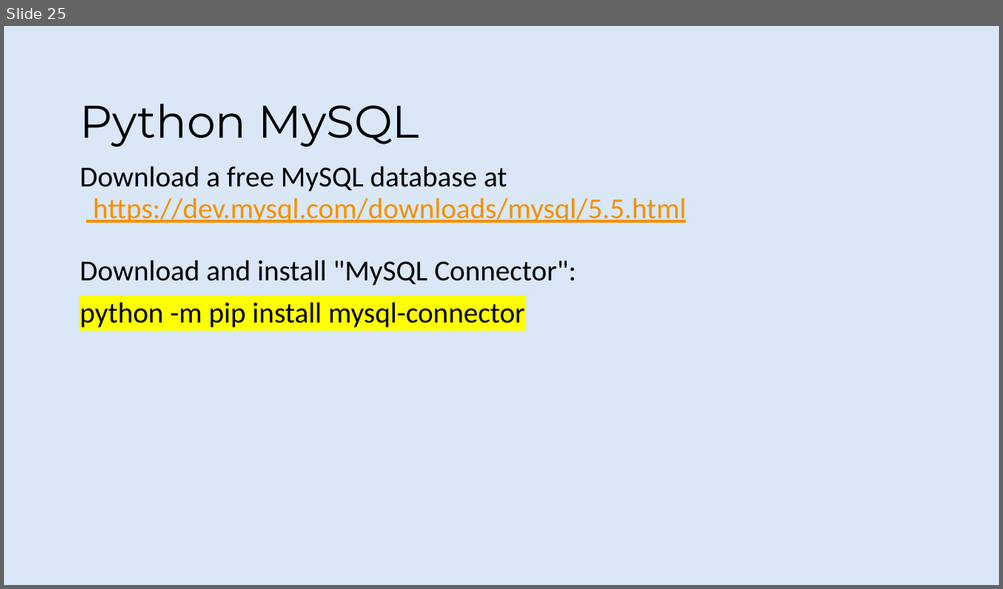
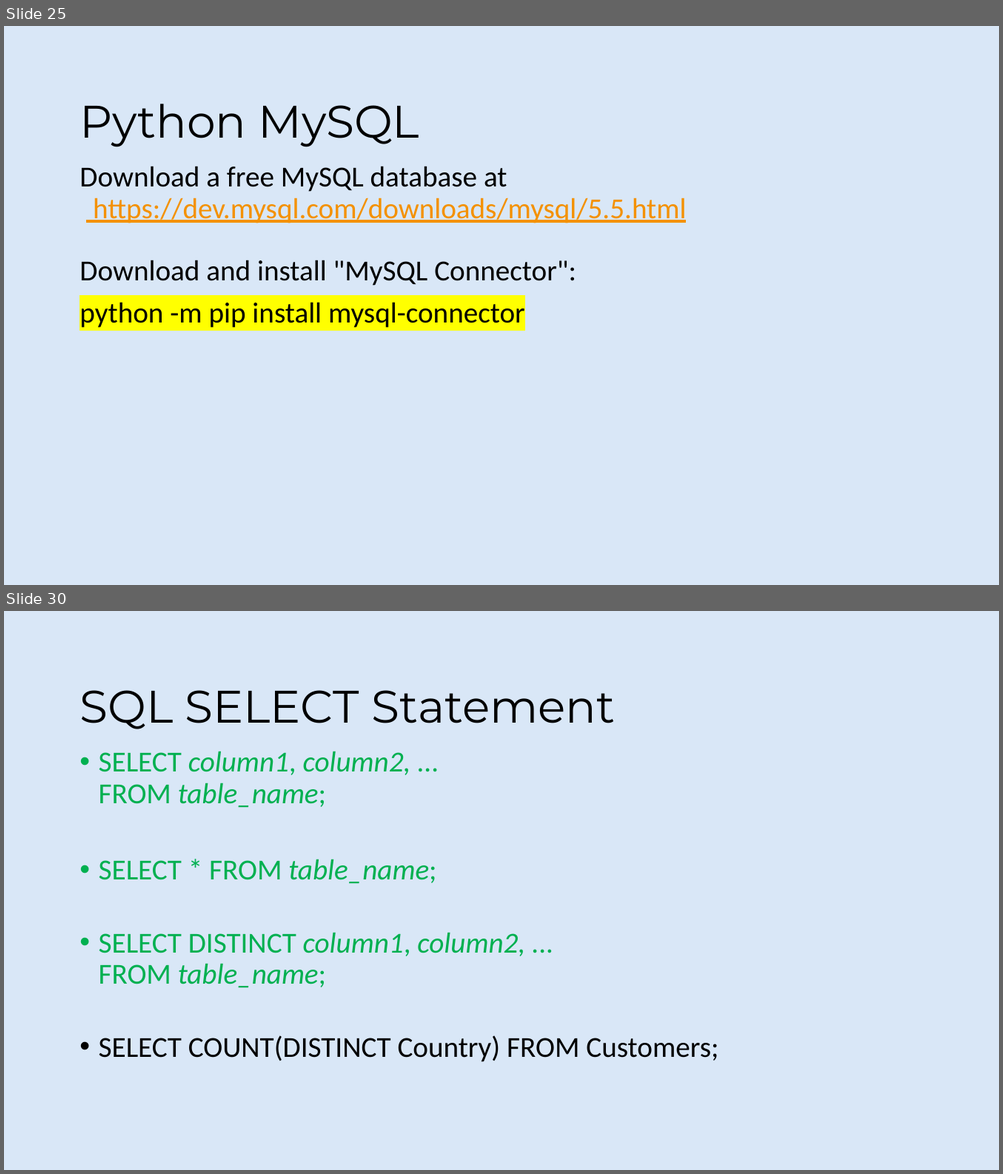
Before and after one commit to rafie-tarabay/BUE, a slide deck: Python.pptx. Shown one above the other, each under a label of ours: slide 25 before the commit, slides 25 and 30 after it; the slides between them are not shown. The pictures are 1003x589 and 1003x1174 pixels, drawn with LibreOffice and Linux fonts; fonts in the diff are those of the drawing; background and template pictures are left out. Boxes give left, top, right and bottom in pixels: in the first picture for what was removed or moved away, otherwise in the second. Text is boxed around its words. In the diff, an @@ line names an element or a change of style, - is before the commit and + after.

```diff
--- a/Python.pptx
+++ b/Python.pptx
@@ slide 30 added at (x1=4, y1=611, x2=999, y2=1170), background #D9E7F7 @@
@@ title added at (x1=79, y1=690, x2=615, y2=729), 44 pt, text #000000 @@
+SQL SELECT Statement
@@ text added at (x1=99, y1=751, x2=718, y2=1062), 28 pt, text #00B050 @@
+• SELECT column1, column2, ...
+  FROM table_name;
+• SELECT * FROM table_name;
+• SELECT DISTINCT column1, column2, ...
+  FROM table_name;
+• SELECT COUNT(DISTINCT Country) FROM Customers;
```
Also in this commit, not shown: 1 slide changed, 18 other slides added.
